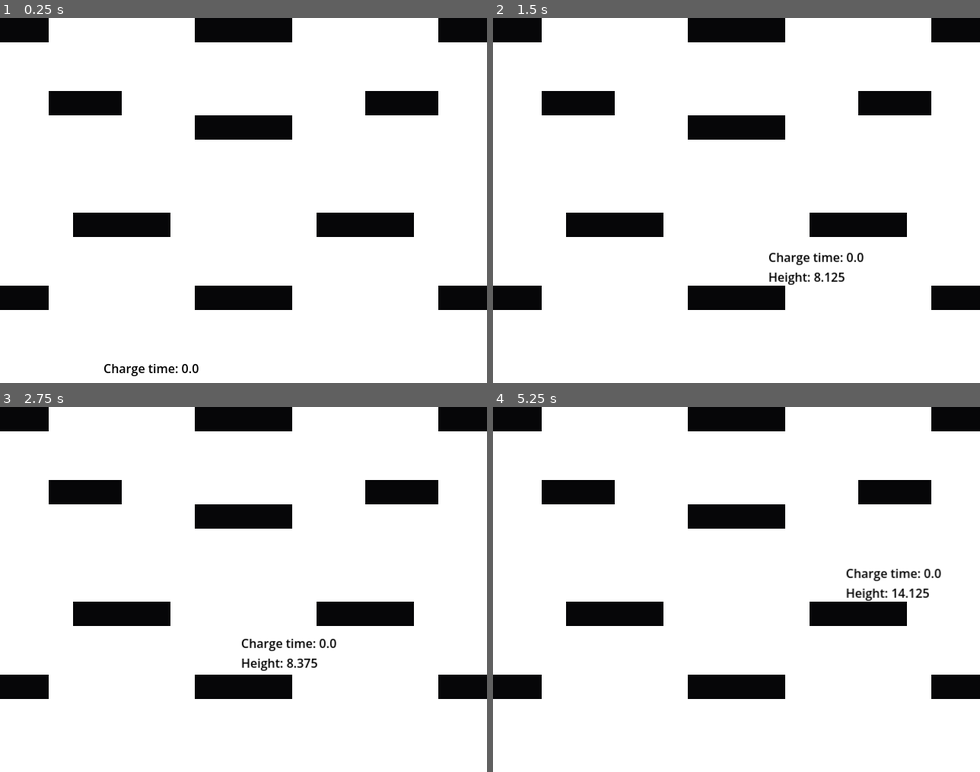
Above: before the commit, frames 1-4 (two rows, left to right).
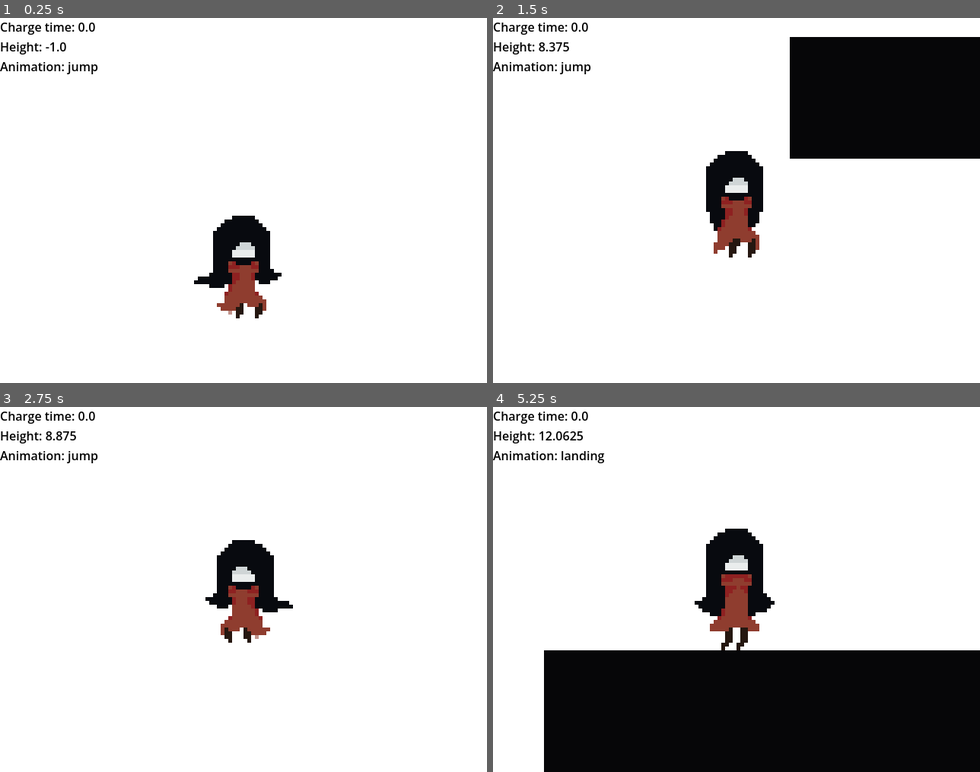
Above: after the commit, the same moments.

Repository: chukchageroj/gamejam
Game: Godot game, scene res://scenes/level_1.tscn
Two runs of this game, one before a commit and one after it. Both use one fixed random seed, a clock stepped at 60 frames per second and the inputs below.
Inputs:
- Up to frame 1 (0.25 s): no input
- Up to frame 2 (1.5 s): hold D (right) from 0.53 s (still down); tap Space (jump) at 0.6, 0.77, 1.07, 1.35 s
- Up to frame 3 (2.75 s): tap Space (jump) at 1.52, 1.82, 2.1 s; release D (right) at 2.03 s; hold A (left) from 2.03 s (still down)
- Up to frame 4 (5.25 s): release A (left) at 2.78 s; hold D (right) 2.78-4.28 s; tap Space (jump) at 2.85, 3.02, 3.32, 3.6, 3.77, 4.07, 4.35, 4.52, 4.82, 5.1 s; hold A (left) 4.28-5.03 s; hold D (right) from 5.03 s (still down)

The runs differ from the first frame. In frame 1, 14% of the frame differs, in the area x 0-100%, y 0-99%; in frame 2, 26%; in frame 3, 15%; in frame 4, 41%, in the area x 0-100%, y 0-100%.

Commit message:
added animation mechanics

Diff:
--- a/project.godot
+++ b/project.godot
@@ -19,6 +19,7 @@
 
 window/size/viewport_width=640
 window/size/viewport_height=480
+window/size/mode=3
 window/stretch/mode="canvas_items"
 window/stretch/aspect="expand"
 
@@ -51,6 +52,7 @@
 
 [rendering]
 
+textures/canvas_textures/default_texture_filter=0
 rendering_device/driver.windows="d3d12"
 renderer/rendering_method="gl_compatibility"
 renderer/rendering_method.mobile="gl_compatibility"
--- a/scenes/level_1.gd
+++ b/scenes/level_1.gd
@@ -14,4 +14,4 @@
 	if $Player.position[1] > $Player/Camera2D.limit_bottom:
 		$Player/Camera2D.limit_top += 480
 		$Player/Camera2D.limit_bottom += 480
-	$Player/Camera2D/Label.text = "Charge time: " + str($Player.charge_time) + "\nHeight: " + str((round($Player.position.y) + 47.0) / -16)
+	$CanvasLayer/Label.text = "Charge time: " + str($Player.charge_time) + "\nHeight: " + str((round($Player.position.y) + 47.0) / -16) + "\nAnimation: " + str($Player/AnimatedSprite2D.animation)
--- a/scenes/level_1.tscn
+++ b/scenes/level_1.tscn
@@ -77,13 +77,16 @@
 metadata/_edit_group_ = true
 
 [node name="Camera2D" type="Camera2D" parent="Player" unique_id=1110439568]
+zoom = Vector2(5, 5)
 limit_left = 0
 limit_top = -480
 limit_right = 640
 limit_bottom = 0
 metadata/_edit_group_ = true
 
-[node name="Label" type="Label" parent="Player/Camera2D" unique_id=335586971]
+[node name="CanvasLayer" type="CanvasLayer" parent="." unique_id=2023405988]
+
+[node name="Label" type="Label" parent="CanvasLayer" unique_id=335586971]
 offset_right = 42.0
 offset_bottom = 23.0
 theme_override_colors/font_color = Color(0, 0, 0, 1)
--- a/scenes/player.gd
+++ b/scenes/player.gd
@@ -5,21 +5,39 @@
 
 @export var min_jump_strength: float = 500.0
 @export var max_jump_strength: float = 1000.0
-@export var max_charge_time: float = 1.0
+@export var max_charge_time: float = 0.5
 
-var is_charging = false
-var charge_time = 0.0
+@export var landing_duration: float = 0.25
+
+var is_charging: bool = false
+var charge_time: float = 0.0
+var direction_x: float = 0.0
+var landing_timer: float = 0.0
 
 func _physics_process(delta: float) -> void:
 	get_input(delta)
-	gravity(delta)
+	apply_gravity(delta)
+
+	var was_on_floor := is_on_floor()
 	move_and_slide()
 
+	if not was_on_floor and is_on_floor():
+		landing_timer = landing_duration
+		$AnimatedSprite2D.play("landing")
+
+	landing_timer = max(landing_timer - delta, 0.0)
+	animation()
+
 func get_input(delta: float) -> void:
-	var direction_x: float= Input.get_axis("left", "right")
+	direction_x = Input.get_axis("left", "right")
 	velocity.x = direction_x * speed
 
-	if Input.is_action_just_pressed("jump") and is_on_floor():
+	if not is_on_floor():
+		is_charging = false
+		charge_time = 0.0
+		return
+
+	if Input.is_action_just_pressed("jump"):
 		is_charging = true
 		charge_time = 0.0
 
@@ -28,11 +46,34 @@
 
 	if Input.is_action_just_released("jump") and is_charging:
 		var t: float = charge_time / max_charge_time
-		var force: float = lerp(min_jump_strength, max_jump_strength, t)
-		velocity.y = -force
+		velocity.y = -lerp(min_jump_strength, max_jump_strength, t)
 		is_charging = false
 		charge_time = 0.0
+		landing_timer = 0.0
 
-func gravity(delta: float) -> void:
-	if not is_on_floor() :
+func apply_gravity(delta: float) -> void:
+	if is_on_floor():
+		if velocity.y > 0.0:
+			velocity.y = 0.0
+	else:
 		velocity.y += gravity_strength * delta
+
+func animation() -> void:
+	if direction_x != 0.0:
+		$AnimatedSprite2D.flip_h = direction_x < 0.0
+
+	if not is_on_floor():
+		_set_anim("jump")
+	elif is_charging:
+		_set_anim("charging")
+	elif landing_timer > 0.0:
+		_set_anim("landing")
+	elif direction_x != 0.0:
+		_set_anim("run")
+	else:
+		_set_anim("idle")
+
+func _set_anim(anim_name: String) -> void:
+	if $AnimatedSprite2D.animation != anim_name:
+		$AnimatedSprite2D.animation = anim_name
+		$AnimatedSprite2D.play()
--- a/scenes/player.tscn
+++ b/scenes/player.tscn
@@ -1,12 +1,216 @@
 [gd_scene format=3 uid="uid://b15tgnborxqam"]
 
 [ext_resource type="Script" uid="uid://bxl1tr40cm3dq" path="res://scenes/player.gd" id="1_3vyb7"]
+[ext_resource type="Texture2D" uid="uid://bmge50si4mckl" path="res://graphics/idle.png" id="2_g2els"]
+[ext_resource type="Texture2D" uid="uid://de1rmwi17strp" path="res://graphics/charging.png" id="2_tuyoq"]
+[ext_resource type="Texture2D" uid="uid://c4m0h8gbaabpd" path="res://graphics/jump.png" id="4_fjrip"]
+[ext_resource type="Texture2D" uid="uid://cvithie50vt0p" path="res://graphics/landing.png" id="5_smehm"]
+[ext_resource type="Texture2D" uid="uid://bi4axm22njb5a" path="res://graphics/run.png" id="6_ur7pv"]
 
 [sub_resource type="CapsuleShape2D" id="CapsuleShape2D_7n3ac"]
+radius = 7.5
+height = 32.0
+
+[sub_resource type="AtlasTexture" id="AtlasTexture_y4r1p"]
+atlas = ExtResource("2_tuyoq")
+region = Rect2(0, 0, 32, 32)
+
+[sub_resource type="AtlasTexture" id="AtlasTexture_d2wvv"]
+atlas = ExtResource("2_tuyoq")
+region = Rect2(32, 0, 32, 32)
+
+[sub_resource type="AtlasTexture" id="AtlasTexture_3v2ag"]
+atlas = ExtResource("2_tuyoq")
+region = Rect2(64, 0, 32, 32)
+
+[sub_resource type="AtlasTexture" id="AtlasTexture_qhqgy"]
+atlas = ExtResource("2_g2els")
+region = Rect2(0, 0, 32, 32)
+
+[sub_resource type="AtlasTexture" id="AtlasTexture_dqkch"]
+atlas = ExtResource("2_g2els")
+region = Rect2(32, 0, 32, 32)
+
+[sub_resource type="AtlasTexture" id="AtlasTexture_qlg0r"]
+atlas = ExtResource("2_g2els")
+region = Rect2(64, 0, 32, 32)
+
+[sub_resource type="AtlasTexture" id="AtlasTexture_tuyoq"]
+atlas = ExtResource("2_g2els")
+region = Rect2(96, 0, 32, 32)
+
+[sub_resource type="AtlasTexture" id="AtlasTexture_jej6c"]
+atlas = ExtResource("4_fjrip")
+region = Rect2(0, 0, 32, 32)
+
+[sub_resource type="AtlasTexture" id="AtlasTexture_f1ej7"]
+atlas = ExtResource("4_fjrip")
+region = Rect2(32, 0, 32, 32)
+
+[sub_resource type="AtlasTexture" id="AtlasTexture_oprun"]
+atlas = ExtResource("4_fjrip")
+region = Rect2(64, 0, 32, 32)
+
+[sub_resource type="AtlasTexture" id="AtlasTexture_a8ls1"]
+atlas = ExtResource("4_fjrip")
+region = Rect2(96, 0, 32, 32)
+
+[sub_resource type="AtlasTexture" id="AtlasTexture_qfm1y"]
+atlas = ExtResource("4_fjrip")
+region = Rect2(128, 0, 32, 32)
+
+[sub_resource type="AtlasTexture" id="AtlasTexture_fulsm"]
+atlas = ExtResource("5_smehm")
+region = Rect2(0, 0, 32, 32)
+
+[sub_resource type="AtlasTexture" id="AtlasTexture_4r5pv"]
+atlas = ExtResource("5_smehm")
+region = Rect2(32, 0, 32, 32)
+
+[sub_resource type="AtlasTexture" id="AtlasTexture_60mlk"]
+atlas = ExtResource("5_smehm")
+region = Rect2(64, 0, 32, 32)
+
+[sub_resource type="AtlasTexture" id="AtlasTexture_i4ail"]
+atlas = ExtResource("5_smehm")
+region = Rect2(96, 0, 32, 32)
+
+[sub_resource type="AtlasTexture" id="AtlasTexture_a38lo"]
+atlas = ExtResource("5_smehm")
+region = Rect2(128, 0, 32, 32)
+
+[sub_resource type="AtlasTexture" id="AtlasTexture_4ni07"]
+atlas = ExtResource("5_smehm")
+region = Rect2(160, 0, 32, 32)
+
+[sub_resource type="AtlasTexture" id="AtlasTexture_l71n6"]
+atlas = ExtResource("5_smehm")
+region = Rect2(192, 0, 32, 32)
+
+[sub_resource type="AtlasTexture" id="AtlasTexture_ke2ow"]
+atlas = ExtResource("6_ur7pv")
+region = Rect2(0, 0, 32, 32)
+
+[sub_resource type="AtlasTexture" id="AtlasTexture_ujl30"]
+atlas = ExtResource("6_ur7pv")
+region = Rect2(32, 0, 32, 32)
+
+[sub_resource type="AtlasTexture" id="AtlasTexture_31cv2"]
+atlas = ExtResource("6_ur7pv")
+region = Rect2(64, 0, 32, 32)
+
+[sub_resource type="AtlasTexture" id="AtlasTexture_pf23h"]
+atlas = ExtResource("6_ur7pv")
+region = Rect2(96, 0, 32, 32)
+
+[sub_resource type="SpriteFrames" id="SpriteFrames_7n3ac"]
+animations = [{
+"frames": [{
+"duration": 1.0,
+"texture": SubResource("AtlasTexture_y4r1p")
+}, {
+"duration": 1.0,
+"texture": SubResource("AtlasTexture_d2wvv")
+}, {
+"duration": 1.0,
+"texture": SubResource("AtlasTexture_3v2ag")
+}],
+"loop": 0,
+"name": &"charging",
+"speed": 3.0
+}, {
+"frames": [{
+"duration": 1.0,
+"texture": SubResource("AtlasTexture_qhqgy")
+}, {
+"duration": 1.0,
+"texture": SubResource("AtlasTexture_dqkch")
+}, {
+"duration": 1.0,
+"texture": SubResource("AtlasTexture_qlg0r")
+}, {
+"duration": 1.0,
+"texture": SubResource("AtlasTexture_tuyoq")
+}],
+"loop": 1,
+"name": &"idle",
+"speed": 6.0
+}, {
+"frames": [{
+"duration": 1.0,
+"texture": SubResource("AtlasTexture_jej6c")
+}, {
+"duration": 1.0,
+"texture": SubResource("AtlasTexture_f1ej7")
+}, {
+"duration": 1.0,
+"texture": SubResource("AtlasTexture_oprun")
+}, {
+"duration": 1.0,
+"texture": SubResource("AtlasTexture_a8ls1")
+}, {
+"duration": 1.0,
+"texture": SubResource("AtlasTexture_qfm1y")
+}],
+"loop": 0,
+"name": &"jump",
+"speed": 12.0
+}, {
+"frames": [{
+"duration": 1.0,
+"texture": SubResource("AtlasTexture_fulsm")
+}, {
+"duration": 1.0,
+"texture": SubResource("AtlasTexture_4r5pv")
+}, {
+"duration": 1.0,
+"texture": SubResource("AtlasTexture_60mlk")
+}, {
+"duration": 1.0,
+"texture": SubResource("AtlasTexture_i4ail")
+}, {
+"duration": 1.0,
+"texture": SubResource("AtlasTexture_a38lo")
+}, {
+"duration": 1.0,
+"texture": SubResource("AtlasTexture_4ni07")
+}, {
+"duration": 1.0,
+"texture": SubResource("AtlasTexture_l71n6")
+}],
+"loop": 0,
+"name": &"landing",
+"speed": 3.0
+}, {
+"frames": [{
+"duration": 1.0,
+"texture": SubResource("AtlasTexture_ke2ow")
+}, {
+"duration": 1.0,
+"texture": SubResource("AtlasTexture_ujl30")
+}, {
+"duration": 1.0,
+"texture": SubResource("AtlasTexture_31cv2")
+}, {
+"duration": 1.0,
+"texture": SubResource("AtlasTexture_pf23h")
+}],
+"loop": 1,
+"name": &"run",
+"speed": 12.0
+}]
 
 [node name="Player" type="CharacterBody2D" unique_id=1064505858]
 collision_layer = 2
 script = ExtResource("1_3vyb7")
 
 [node name="CollisionShape2D" type="CollisionShape2D" parent="." unique_id=145060176]
+position = Vector2(-0.5, 0)
 shape = SubResource("CapsuleShape2D_7n3ac")
+
+[node name="AnimatedSprite2D" type="AnimatedSprite2D" parent="." unique_id=112252332]
+sprite_frames = SubResource("SpriteFrames_7n3ac")
+animation = &"landing"
+autoplay = "idle"
+frame = 6
+frame_progress = 1.0
Binary file added: graphics/charging.png
Not shown, added: graphics/charging.png.import
Binary file added: graphics/idle.png
Not shown, added: graphics/idle.png.import
Binary file added: graphics/jump.png
Not shown, added: graphics/jump.png.import
Binary file added: graphics/landing.png
Not shown, added: graphics/landing.png.import
Binary file added: graphics/run.png
Not shown, added: graphics/run.png.import
Not shown, added: scenes/player.tscn26128193128.tmp
Not shown, added: scenes/player.tscn26132927460.tmp
(and 2 more such lines)
